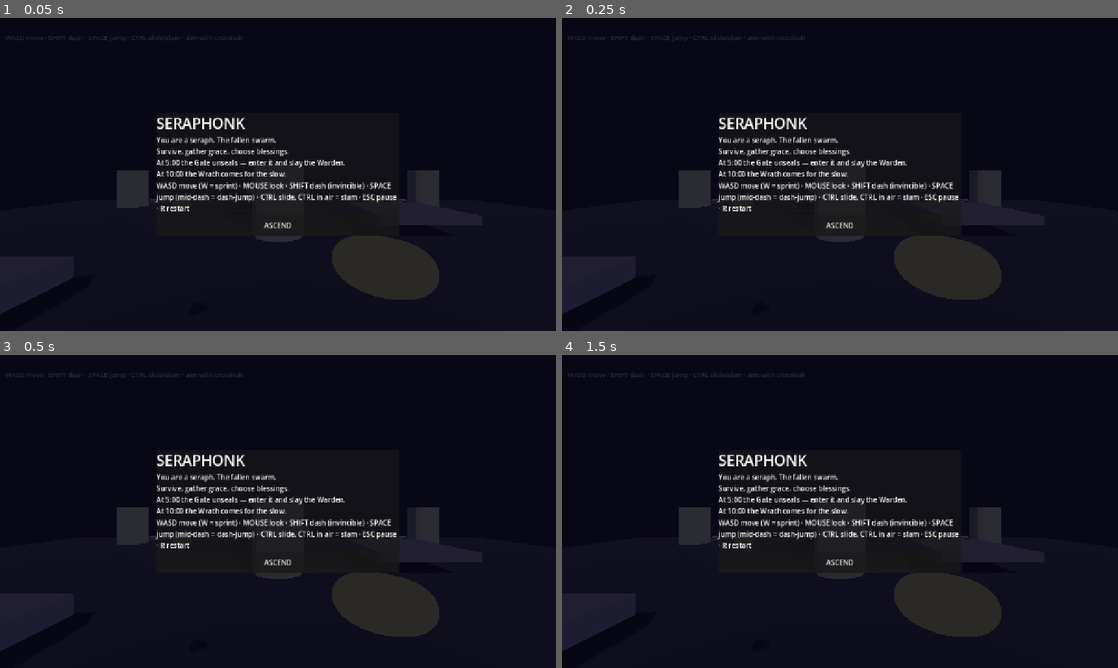
Above: before the commit, frames 1-4 (two rows, left to right).
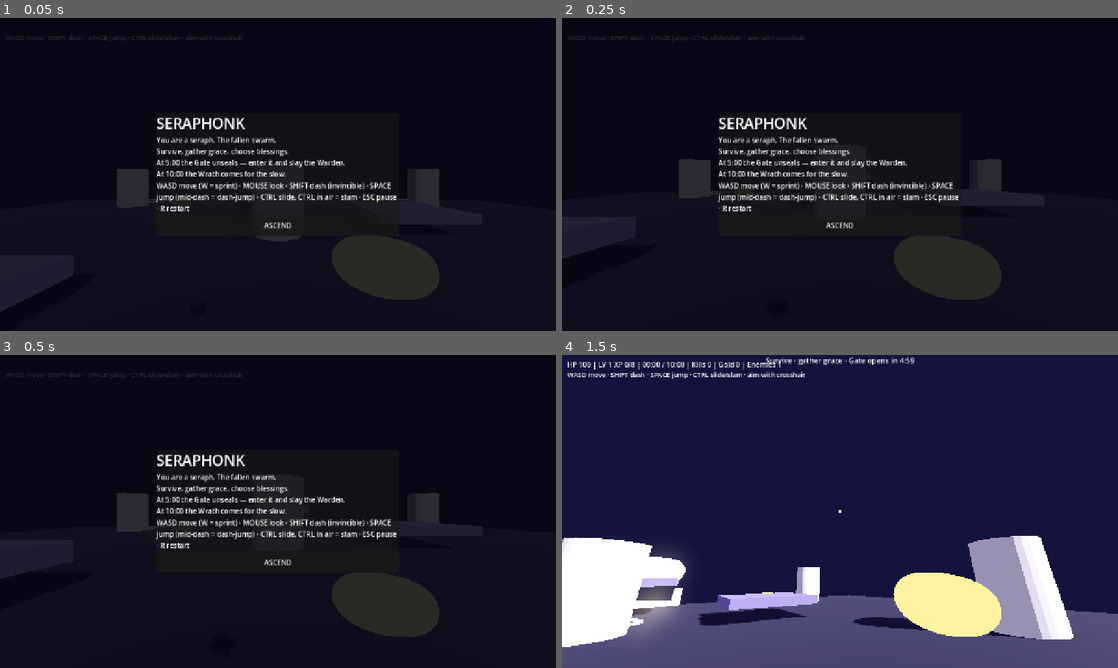
Above: after the commit, the same moments.

Repository: hl0659/seraphonk
Game: Godot game, scene res://scenes/main.tscn
Same seed, same stepped clock (60 frames per second), same inputs: the game is played once before the commit and once after it.
Inputs (mouse positions are in pixels of both pictures, inside the frame that each line leads up to):
- Up to frame 1 (0.05 s): no input
- Up to frame 2 (0.25 s): no input
- Up to frame 3 (0.5 s): no input
- Up to frame 4 (1.5 s): click (840, 561) at 0.5 s, where only the run after the commit has a clickable "ASCEND"; tap Enter at 1.25 s; move the mouse to (962, 495) at 1.27 s; hold D (move_right) from 1.28 s (still down); tap Shift (dash) at 1.35 s

The runs differ from the first frame. In frame 1, 0.2% of the frame differs, in the area x 0-79%, y 48-95%; in frame 2, 1.8%; in frame 3, 1.8%; in frame 4, 97%, in the area x 0-100%, y 0-100%.

Commit message:
fix(ui): overlays + manager run while paused so ASCEND/draft/ESC work

Diff:
--- a/godot/scripts/game.gd
+++ b/godot/scripts/game.gd
@@ -59,6 +59,8 @@
 	return 4.0 + 6.0 * m + 2.5 * m * m
 
 func _ready() -> void:
+	# UI + manager must run while paused (start/draft/pause menus)
+	process_mode = Node.PROCESS_MODE_ALWAYS
 	player = $Player
 	cam = $Player/Cam
 	cam_base_fov = cam.fov
@@ -224,6 +226,7 @@
 
 func _build_hud() -> void:
 	hud_layer = CanvasLayer.new()
+	hud_layer.process_mode = Node.PROCESS_MODE_ALWAYS
 	add_child(hud_layer)
 	hud_label = Label.new()
 	hud_label.add_theme_font_size_override("font_size", 16)
